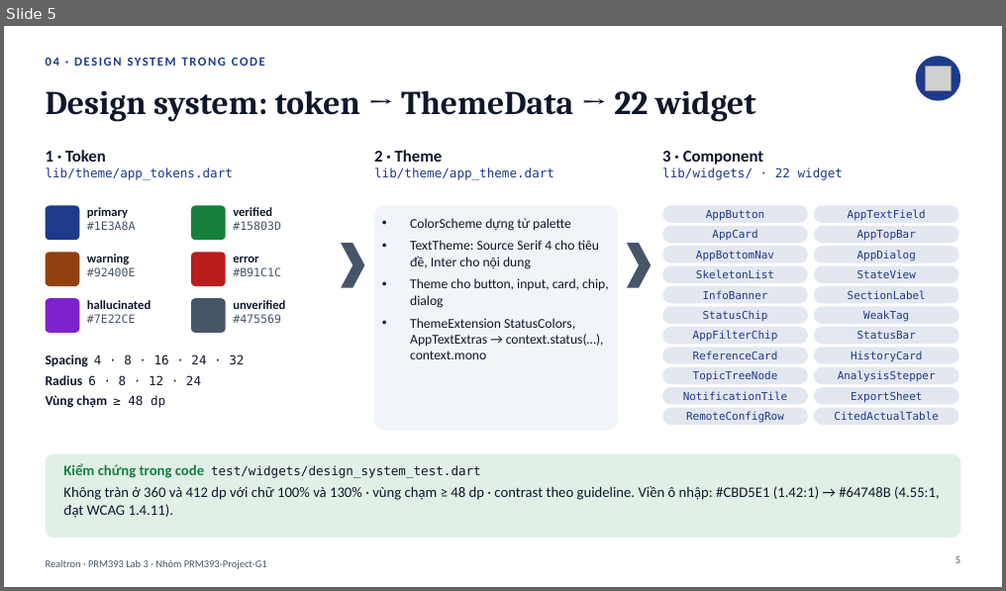
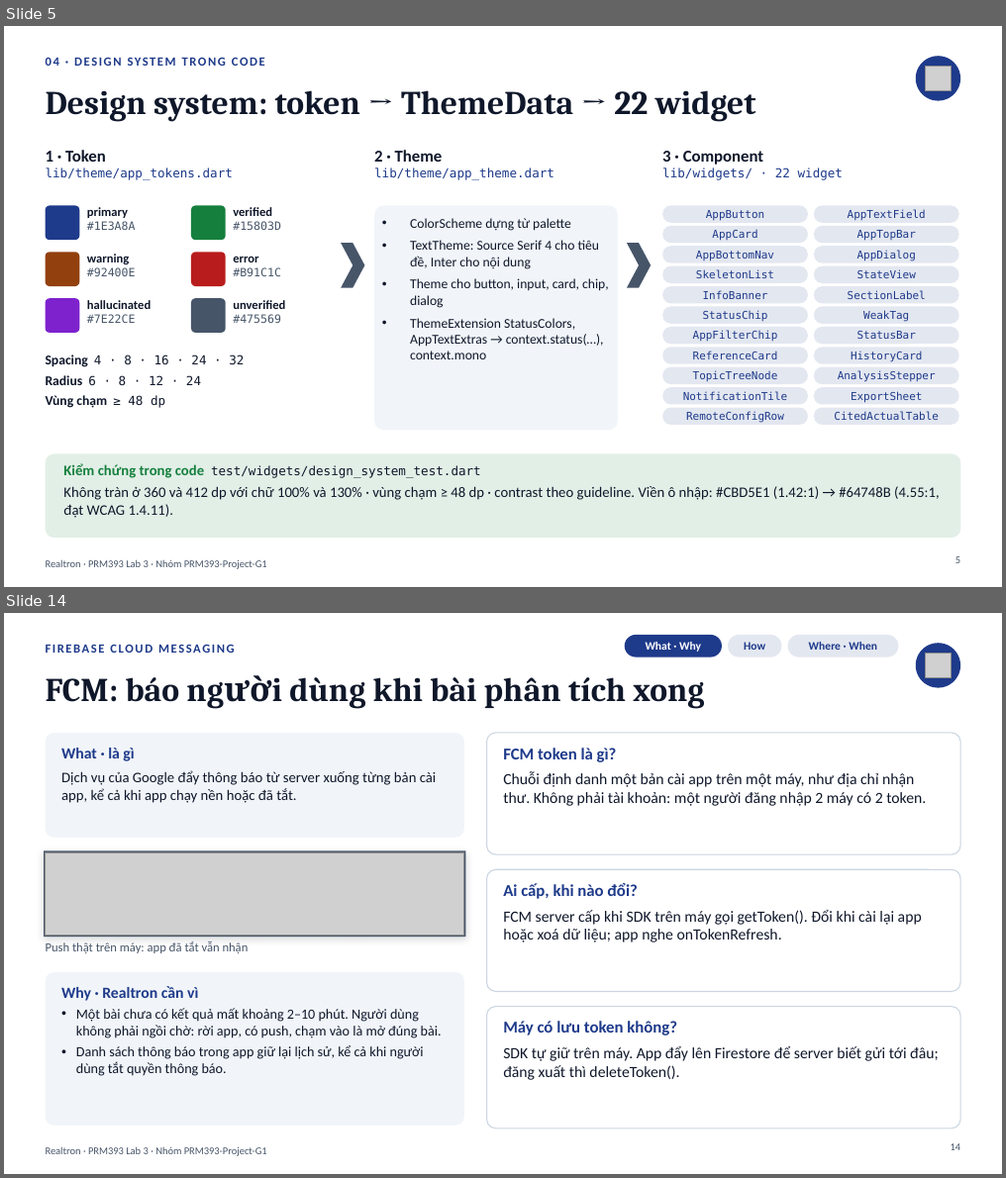
Before and after one commit to PRM393-Project-G1/Lab3, a slide deck: slides/Lab03_G1_slides.pptx. Shown one above the other, each under a label of ours: slide 5 before the commit, slides 5 and 14 after it; the slides between them are not shown. The pictures are 1006x591 and 1006x1178 pixels, drawn with LibreOffice and Linux fonts; fonts in the diff are those of the drawing; grey boxes stand for pictures. Boxes give left, top, right and bottom in pixels: in the first picture for what was removed or moved away, otherwise in the second. Text is boxed around its words. In the diff, an @@ line names an element or a change of style, - is before the commit and + after.

```diff
--- a/slides/Lab03_G1_slides.pptx
+++ b/slides/Lab03_G1_slides.pptx
@@ slide 14 added at (4, 613, 1002, 1174), background #FFFFFF; not listed: 1 template element that a slide beside it also shows @@
@@ rounded rectangle added at (625, 635, 722, 658), fill #1E3A8A @@
@@ text added at (646, 642, 701, 652), 11 pt, text #FFFFFF, bold @@
+What · Why
@@ rounded rectangle added at (728, 635, 782, 658), fill #1E3A8A at 12% opacity @@
@@ text added at (744, 642, 765, 650), 11 pt, text #1E3A8A, bold @@
+How
@@ rounded rectangle added at (788, 635, 899, 658), fill #1E3A8A at 12% opacity @@
@@ text added at (809, 642, 877, 650), 11 pt, text #1E3A8A, bold @@
+Where · When
@@ text added at (46, 644, 234, 653), 12 pt, text #1E3A8A, bold @@
+FIREBASE CLOUD MESSAGING
@@ ellipse added at (916, 643, 960, 688), fill #1E3A8A @@
@@ picture added at (926, 653, 951, 678) @@
@@ title added at (46, 677, 704, 709), 32 pt, text #0F172A, bold @@
+FCM: báo người dùng khi bài phân tích xong
@@ rounded rectangle added at (46, 733, 464, 838), fill #F1F5F9 @@
@@ text added at (61, 748, 437, 803), 14 pt, text #0F172A @@
+What · là gì
+Dịch vụ của Google đẩy thông báo từ server xuống từng bản cài app, kể cả khi app chạy nền hoặc đã tắt.
@@ rounded rectangle added at (487, 733, 960, 855), fill #FFFFFF, outline #CBD5E1 1 pt @@
@@ text added at (503, 748, 926, 806), 15 pt, text #0F172A @@
+FCM token là gì?
+Chuỗi định danh một bản cài app trên một máy, như địa chỉ nhận thư. Không phải tài khoản: một người đăng nhập 2 máy có 2 token.
@@ rectangle added at (44, 851, 466, 937), fill #475569 @@
@@ picture added at (46, 853, 464, 936) @@
@@ rounded rectangle added at (487, 869, 960, 992), fill #FFFFFF, outline #CBD5E1 1 pt @@
@@ text added at (503, 883, 922, 943), 15 pt, text #0F172A @@
+Ai cấp, khi nào đổi?
+FCM server cấp khi SDK trên máy gọi getToken(). Đổi khi cài lại app hoặc xoá dữ liệu; app nghe onTokenRefresh.
@@ text added at (46, 942, 249, 954), 12 pt, text #475569 @@
+Push thật trên máy: app đã tắt vẫn nhận
@@ rounded rectangle added at (46, 972, 464, 1126), fill #F1F5F9 @@
@@ text added at (61, 986, 442, 1076), 13.5 pt, text #0F172A @@
+Why · Realtron cần vì
+• Một bài chưa có kết quả mất khoảng 2–10 phút. Người dùng không phải ngồi chờ: rời app, có push, chạm vào là mở đúng bài.
+• Danh sách thông báo trong app giữ lại lịch sử, kể cả khi người dùng tắt quyền thông báo.
@@ rounded rectangle added at (487, 1007, 960, 1129), fill #FFFFFF, outline #CBD5E1 1 pt @@
@@ text added at (503, 1021, 939, 1080), 15 pt, text #0F172A @@
+Máy có lưu token không?
+SDK tự giữ trên máy. App đẩy lên Firestore để server biết gửi tới đâu; đăng xuất thì deleteToken().
@@ page number added at (950, 1144, 961, 1151), 10 pt, text #475569 @@
+14
```
Also in this commit, not shown: 7 slides changed, 19 other slides added, 3 slides removed, 7 other files.
